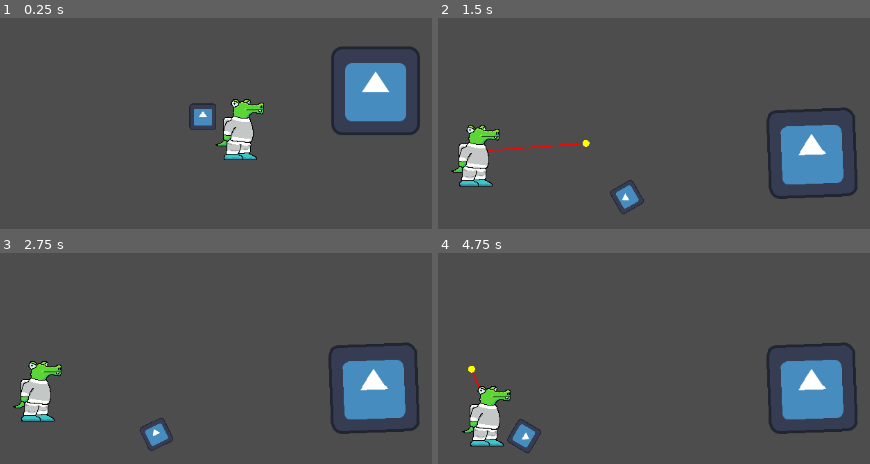
Above: before the commit, frames 1-4 (two rows, left to right).
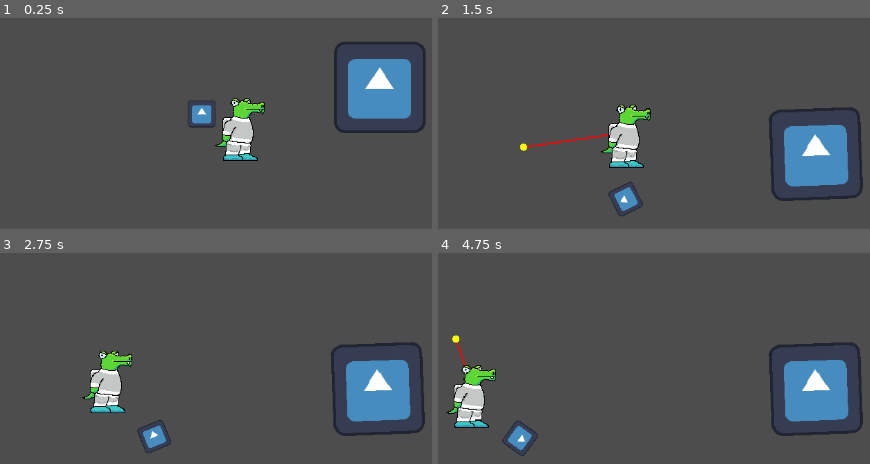
Above: after the commit, the same moments.

Repository: AlahmadAli/-Corck-Foddian-Game-Godot
Game: Godot game, scene res://main.tscn
The game is run twice, just before and just after one commit, with the same random seed, the same clock (stepped at 60 frames per second) and the same inputs. The engine's default icon, where the game draws it, is replaced by a stand-in: a white triangle on a blue panel in a dark square.
Inputs (mouse positions are in pixels of both pictures, inside the frame that each line leads up to):
- Up to frame 1 (0.25 s): no input
- Up to frame 2 (1.5 s): move the mouse to (857, 102) at 0.52 s; click (857, 102) at 0.67 s; move the mouse to (520, 148) at 1.27 s; click (520, 148) at 1.42 s
- Up to frame 3 (2.75 s): move the mouse to (324, 261) at 2.02 s; click (324, 261) at 2.17 s
- Up to frame 4 (4.75 s): move the mouse to (641, 451) at 2.77 s; click (641, 451) at 2.92 s; move the mouse to (outside the picture) at 3.52 s; click (outside the picture) at 3.67 s; move the mouse to (442, 293) at 4.27 s; click (442, 293) at 4.42 s

The runs differ from the first frame. In frame 1, 4.2% of the frame differs, in the area x 43-99%, y 11-68%; in frame 2, 6.9%, in the area x 3-99%, y 41-94%; in frame 3, 6.4%; in frame 4, 6.2%.

Commit message:
Mouse pos test 1

Diff:
--- a/Assets/Scripts/rigid_body_2d.gd
+++ b/Assets/Scripts/rigid_body_2d.gd
@@ -21,6 +21,7 @@
 		linear_velocity = linear_velocity.normalized() * max_speed
 
 func _process(delta: float) -> void:
+	#$"../Camera2D".global_position = global_position
 	var mouse_pos = get_global_mouse_position()
 	var distance = global_position.distance_to(mouse_pos)
 
@@ -41,18 +42,21 @@
 			create_raycast()
 
 func push_away_from_mouse():
-	# Get mouse position in world coordinates
 	var mouse_pos = get_global_mouse_position()
-
-	# Get character position
 	var character_pos = global_position
-
-	# Calculate direction from mouse to character (away from mouse)
 	var push_direction = (character_pos - mouse_pos).normalized()
 
+	# Kill current velocity
 	linear_velocity = linear_velocity * 0.5
-	# Apply impulse in that direction
-	apply_central_impulse(push_direction * push_force)
+
+	# Smoothly build up force over time using a tween
+	var tween = create_tween()
+	tween.tween_method(
+		func(force): apply_central_force(push_direction * force),
+		0,
+		push_force * 4,
+		0.065  # Duration in seconds
+	)
 
 func create_raycast():
 	var mouse_pos = get_global_mouse_position()
--- a/main.tscn
+++ b/main.tscn
@@ -13,6 +13,12 @@
 size = Vector2(125, 129)
 
 [node name="Node2D" type="Node2D"]
+
+[node name="Player" parent="." instance=ExtResource("1_ig7tw")]
+
+[node name="Camera2D" type="Camera2D" parent="Player"]
+zoom = Vector2(1.03, 1.03)
+position_smoothing_speed = 100.0
 
 [node name="debugwalls" type="Node2D" parent="."]
 
@@ -68,7 +74,3 @@
 [node name="CollisionShape2D" type="CollisionShape2D" parent="Area2D2"]
 position = Vector2(190.5, -79.5)
 shape = SubResource("RectangleShape2D_0xm2m")
-
-[node name="Player" parent="." instance=ExtResource("1_ig7tw")]
-
-[node name="Camera2D" type="Camera2D" parent="Player"]
--- a/project.godot
+++ b/project.godot
@@ -19,6 +19,10 @@
 
 danger=""
 
+[physics]
+
+common/physics_interpolation=true
+
 [rendering]
 
 textures/canvas_textures/default_texture_filter=0
